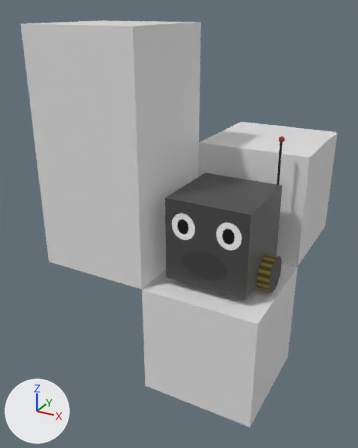
Two versions of the Blender file Assets/robot.blend, one commit apart.
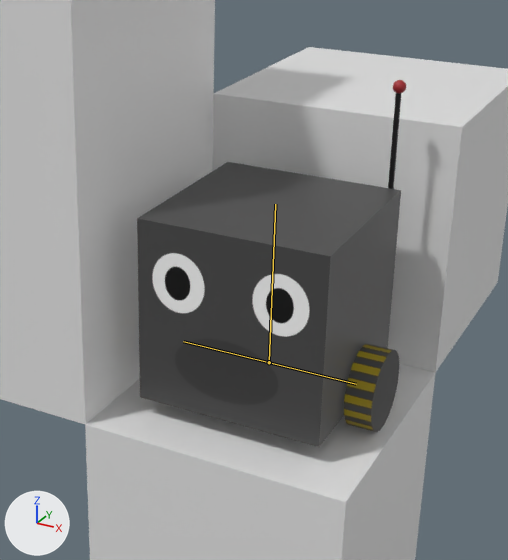
Each version appears first whole from a 50 mm camera at (1.45, -3.43, 1.62) aimed at (-0.6, 0.32, -0.25), and next in a close-up on the part from 29% to 92% of the width and 22% to 78% of the height. The lights are fixed; the arrows at lower left show +X, +Y and +Z. The bones that bend it are drawn over the model as lines in the close-ups.

Objects in the first close-up: 'Platform', 'Robot'.
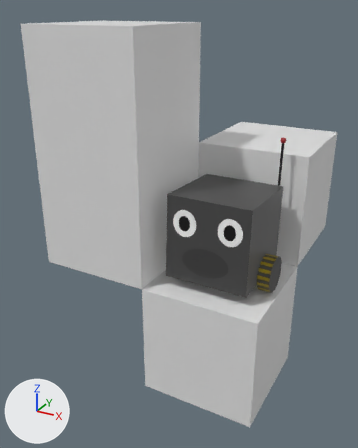
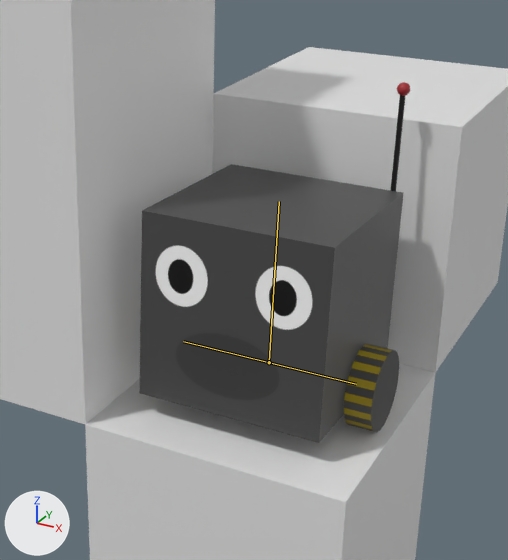
The newer file adds an action. The first version stands in its rest pose; the second is drawn at frame 9 of the action 'Crash'.

The change in detail:
Bone 'Body' (bone_body) turns from (0, 0, 0) to (-3, 0, 0) degrees about its own x, y and z.
Bone 'Left Wheel' (bone_left_wheel) turns from (0, 0, 0) to (0, 20, 0) degrees about its own x, y and z.
Bone 'Right Wheel' (bone_right_wheel) turns from (0, 0, 0) to (0, -20, 0) degrees about its own x, y and z.

Pixel boxes [x1, y1, x2, y2] of what changed, in the close-ups (508 x 560 px):
'Robot', posed
    before: [137, 80, 406, 447]
    after: [139, 82, 410, 443]
bone 'Body', root to tip
    before: (269, 362) to (275, 204)
    after: (269, 362) to (279, 201)
